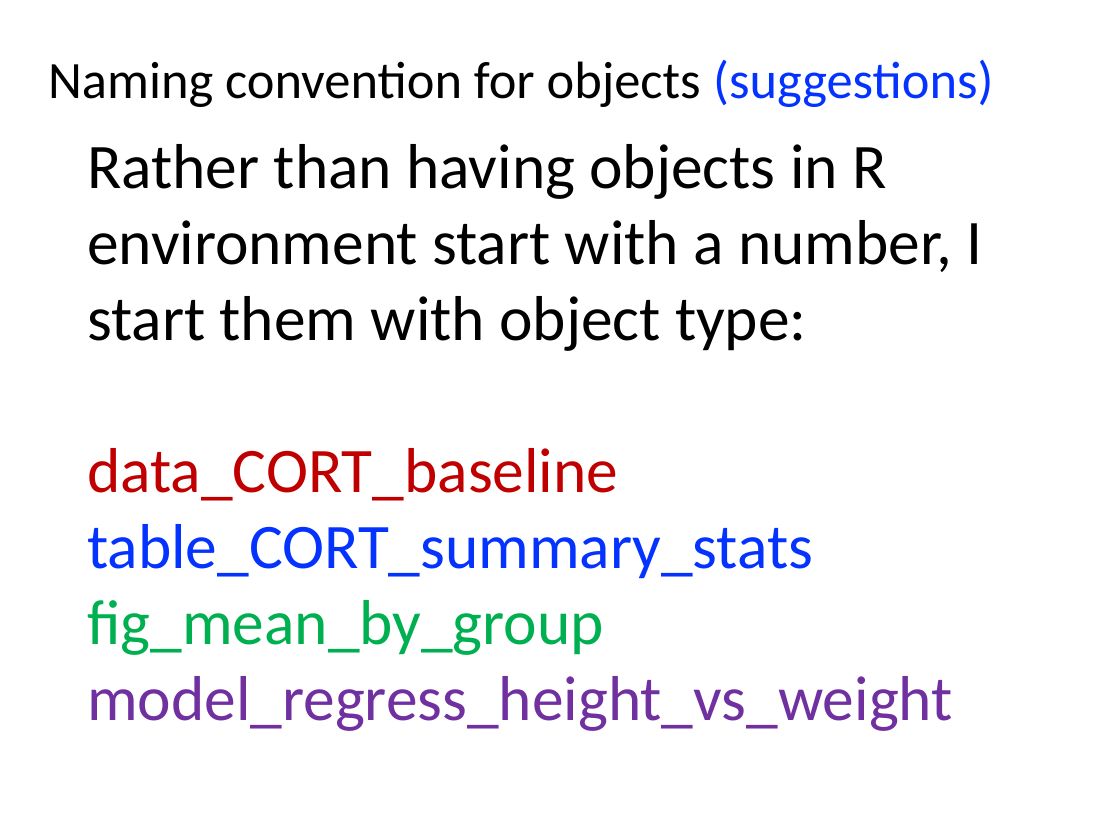
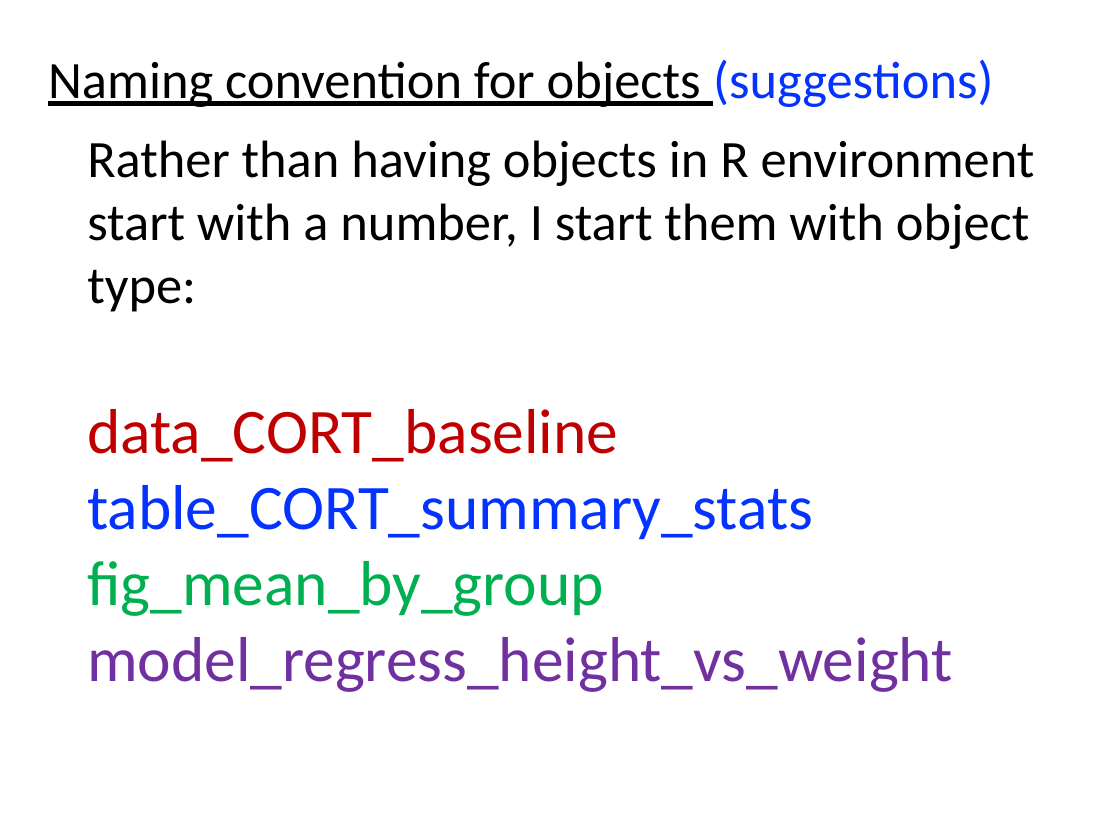
Before and after one commit to cmgienger/rmd_best_practices, a slide deck: slide 27 of documents/0-best-practices.pptx. Drawn at 1120x840 pixels with LibreOffice and Linux fonts; fonts in the diff are those of the drawing. Boxes give left, top, right and bottom in pixels: in the first picture for what was removed or moved away, otherwise in the second. Text is boxed around its words. In the diff, an @@ line names an element or a change of style, - is before the commit and + after.

```diff
--- a/documents/0-best-practices.pptx
+++ b/documents/0-best-practices.pptx
@@ title "Naming convention for objects (suggestions)" at [48, 59, 993, 107]: underline on in "Naming convention for objects" @@
@@ text at [87, 140, 1035, 312]: size 58 to 48 pt in "Rather than having objects in R environment ..." @@
```
Also in this commit, not shown: 26 other slides changed, 2 other files.
